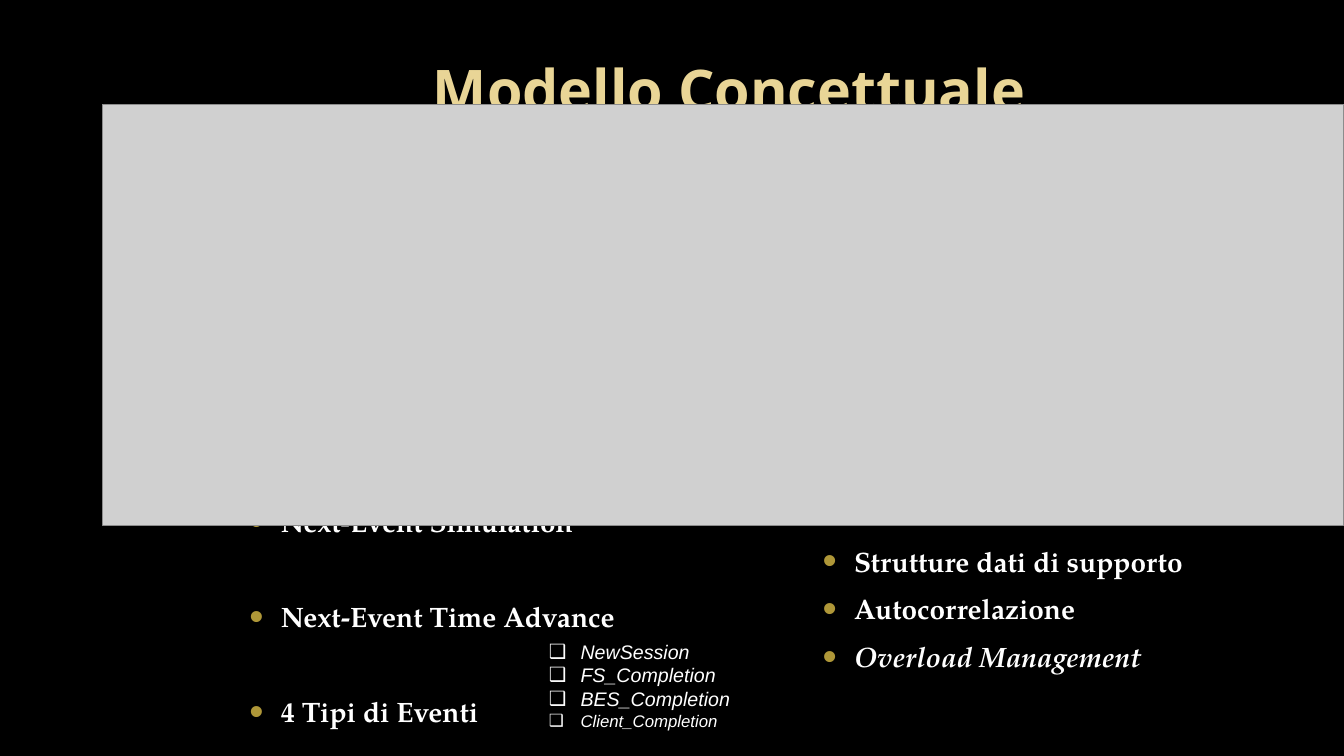
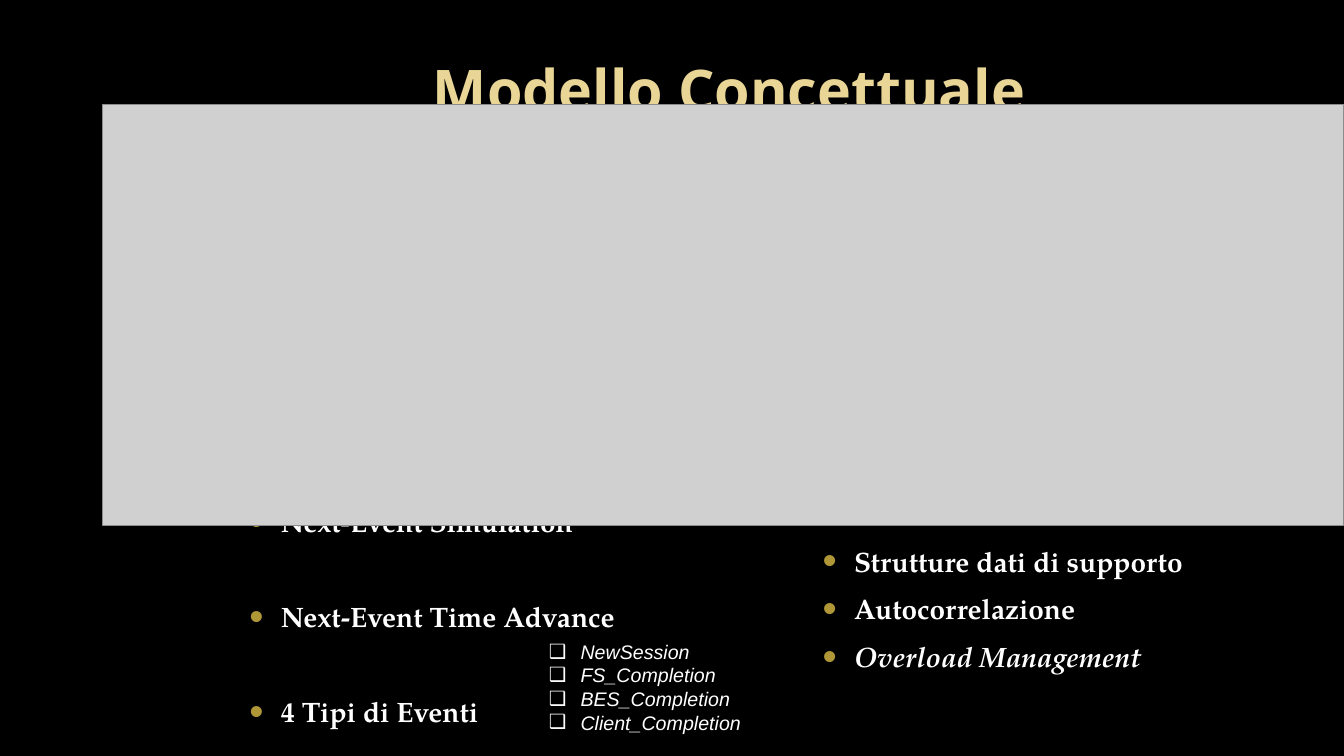
Before and after one commit to alexiey91/Progetto-MPSR, a slide deck: slide 5 of Presentazione/Presentazione - FINALE.pptx. Drawn at 1344x756 pixels with LibreOffice and Linux fonts; fonts in the diff are those of the drawing; grey boxes stand for pictures; background and template pictures are left out. Boxes give left, top, right and bottom in pixels: in the first picture for what was removed or moved away, otherwise in the second. Text is boxed around its words. In the diff, an @@ line names an element or a change of style, - is before the commit and + after.

```diff
--- a/Presentazione/Presentazione - FINALE.pptx
+++ b/Presentazione/Presentazione - FINALE.pptx
@@ text at bbox=[581, 715, 741, 734]: size 12 to 14 pt in "Client_Completion" @@
```
Also in this commit, not shown: 8 other slides changed.
